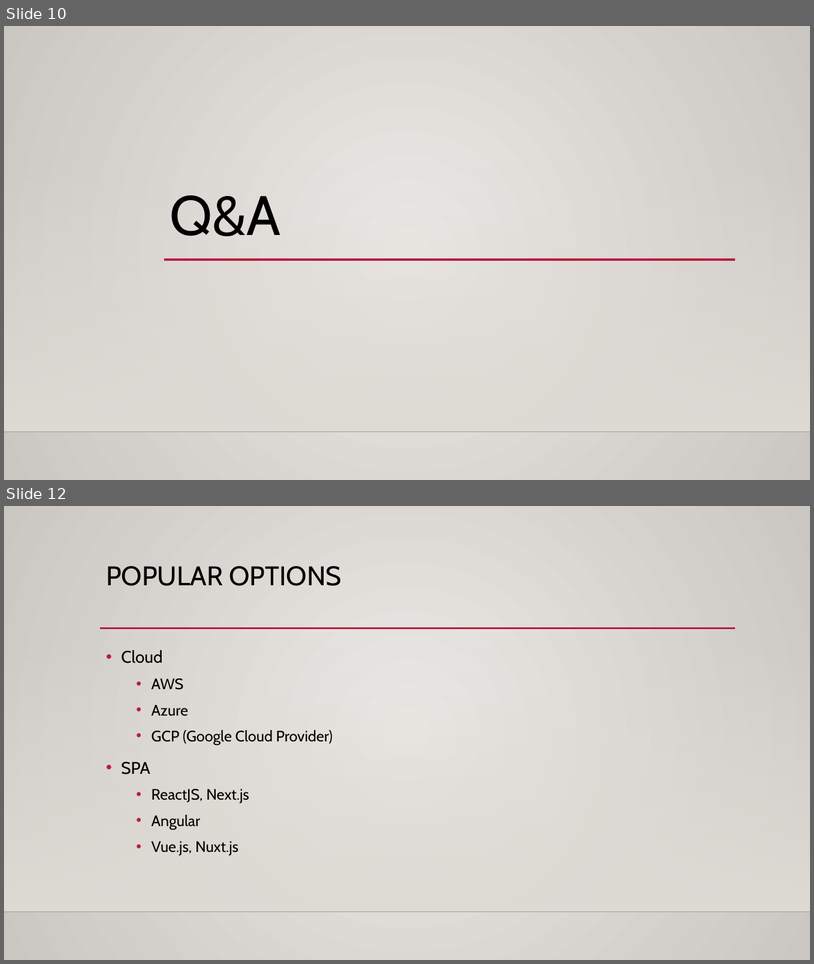
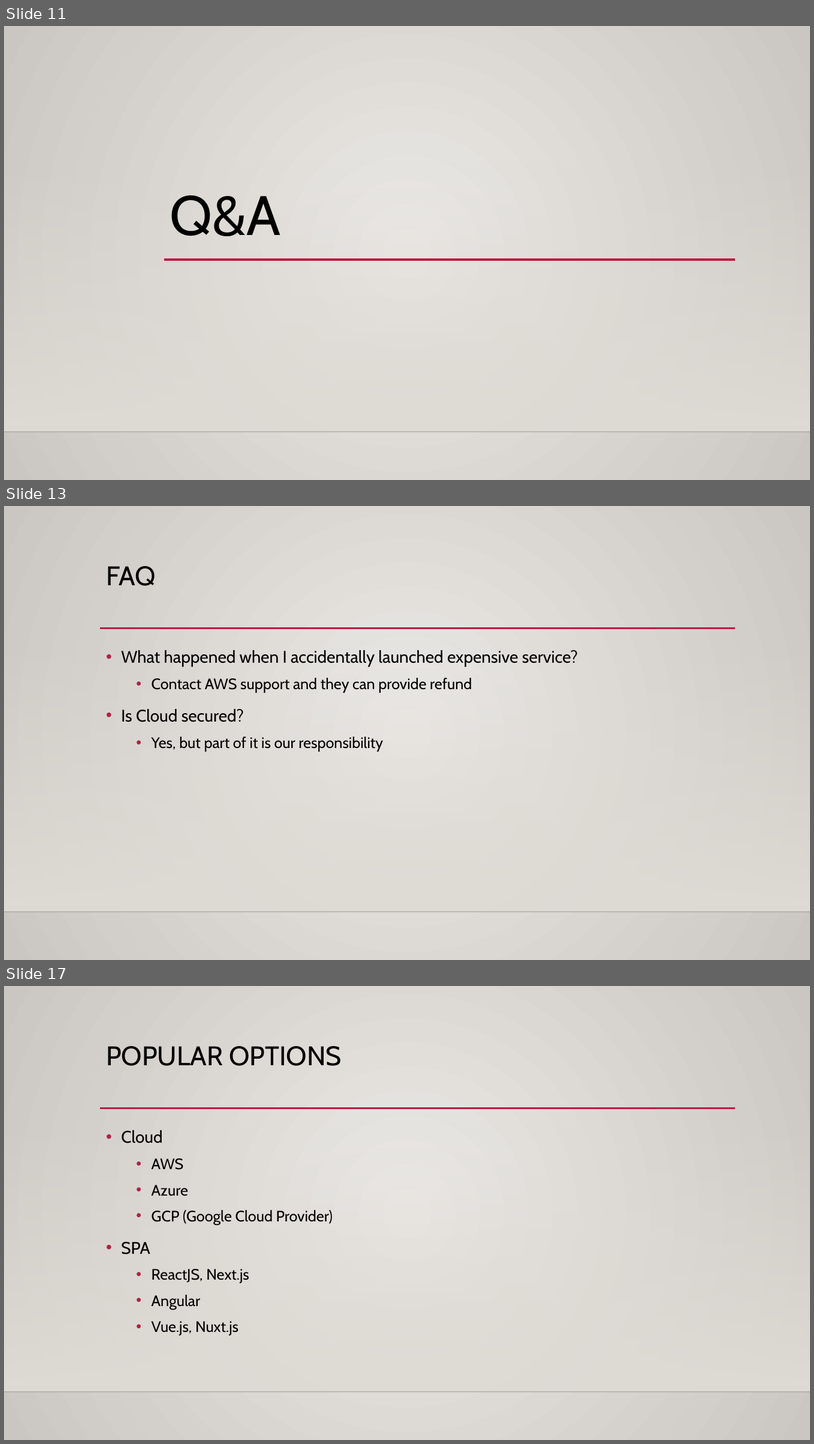
Before and after one commit to nik-yo/HostingForLess, a slide deck: slides/HostingForLess.pptx. Shown one above the other, each under a label of ours: slides 10 and 12 before the commit, slides 11, 13 and 17 after it; the slides between them are not shown. The pictures are 814x964 and 814x1444 pixels, drawn with LibreOffice and Linux fonts; fonts in the diff are those of the drawing; background and template pictures are left out. Boxes give left, top, right and bottom in pixels: in the first picture for what was removed or moved away, otherwise in the second. Text is boxed around its words. In the diff, an @@ line names an element or a change of style, - is before the commit and + after.

```diff
--- a/slides/HostingForLess.pptx
+++ b/slides/HostingForLess.pptx
@@ slide 13 added at (4, 506, 810, 960), background gradient #ECEAE7 to #CAC7C1; not listed: 3 template elements that a slide beside it also shows @@
@@ title added at (106, 566, 156, 586), 32 pt, text #000000 @@
+FAQ
@@ text added at (121, 650, 578, 751), 18 pt, text #000000 @@
+• What happened when I accidentally launched expensive service?
+  • Contact AWS support and they can provide refund
+• Is Cloud secured?
+  • Yes, but part of it is our responsibility
@@ what was slide 10 is now slide 11 @@
@@ what was slide 12 is now slide 17 @@
```
Also in this commit, not shown: 6 slides changed, 8 other slides added, 2 slides removed, 8 other files.
